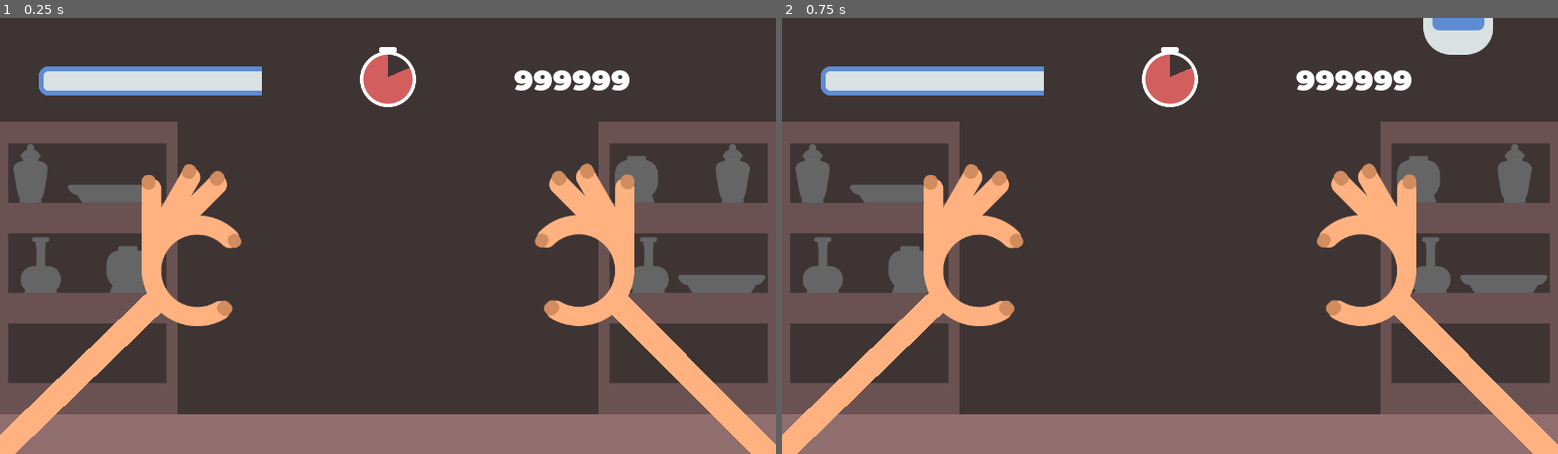
Above: before the commit, frames 1-2 (left to right).
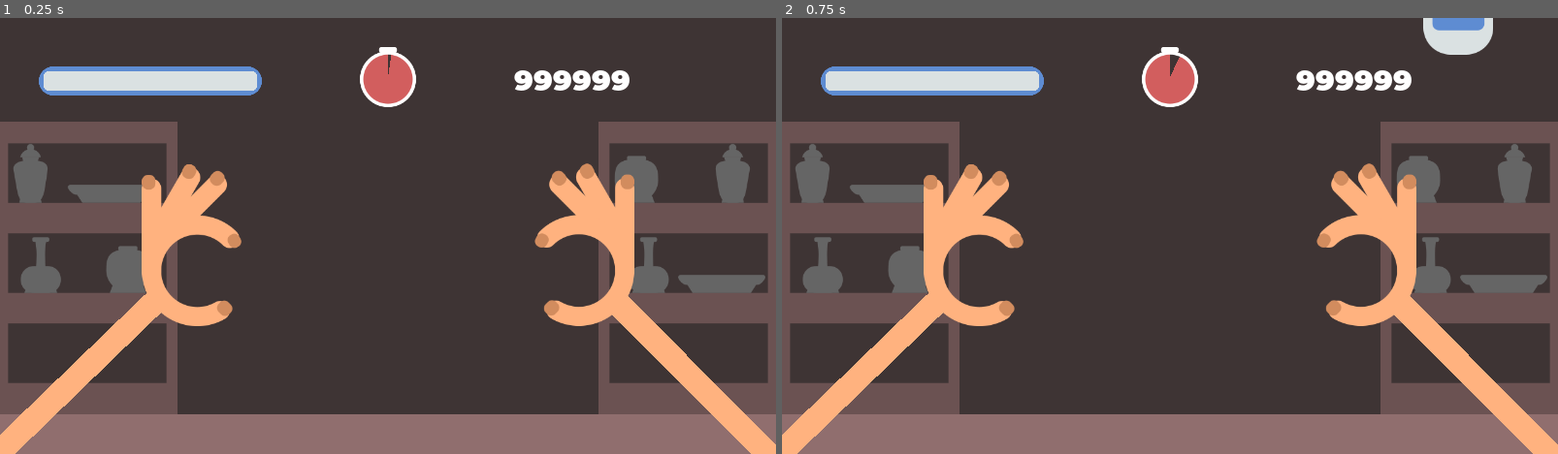
Above: after the commit, the same moments.

Repository: williamd1k0/untitled-glue-game
Game: Godot game, scene res://devel/TestGrab.tscn
Same seed, same stepped clock (60 frames per second), same inputs: the game is played once before the commit and once after it. The project has no main scene, so this scene is started directly. The engine's default icon, where the game draws it, is replaced by a stand-in: a white triangle on a blue panel in a dark square.
Inputs:
- Up to frame 1 (0.25 s): no input
- Up to frame 2 (0.75 s): tap Enter at 0.5 s

The runs differ from the first frame. In frame 1, 0.2% of the frame differs, in the area x 5-54%, y 6-18%; in frame 2, 0.1%.

Commit message:
Fix GlueSpawner stack overflow and add Game over condition

Diff:
--- /dev/null
+++ b/devel/LevelTime.gd
@@ -0,0 +1,12 @@
+extends Node
+
+signal finished
+
+export(Resource) var time
+
+func _ready():
+	time.left = time.max_time
+
+
+func _process(delta):
+	time.left -= delta
--- a/devel/TestGrab.tscn
+++ b/devel/TestGrab.tscn
@@ -8,6 +8,8 @@
 [ext_resource path="res://game/gameplay/grab-items/plate-1/Plate1Puzzle.tscn" type="PackedScene" id=6]
 [ext_resource path="res://game/gameplay/GlueRecharge.tscn" type="PackedScene" id=7]
 [ext_resource path="res://game/gameplay/glue/GlueSpawner.tscn" type="PackedScene" id=8]
+[ext_resource path="res://devel/LevelTime.gd" type="Script" id=9]
+[ext_resource path="res://game/gameplay/Time.tres" type="Resource" id=10]
 
 [sub_resource type="PhysicsMaterial" id=1]
 bounce = 1.0
@@ -20,6 +22,12 @@
 
 [node name="TestGrab" type="Node2D"]
 
+[node name="LevelTime" type="Node" parent="."]
+script = ExtResource( 9 )
+time = ExtResource( 10 )
+
+[node name="GlueRecharger" parent="." instance=ExtResource( 7 )]
+
 [node name="GameLayer" type="CanvasLayer" parent="."]
 layer = 0
 
@@ -28,8 +36,6 @@
 [node name="Godot" parent="GameLayer" instance=ExtResource( 2 )]
 
 [node name="Puzzle" parent="GameLayer" instance=ExtResource( 6 )]
-
-[node name="Hands" parent="GameLayer" instance=ExtResource( 1 )]
 
 [node name="Glue" parent="GameLayer" instance=ExtResource( 5 )]
 position = Vector2( 1115.66, -159.002 )
@@ -52,12 +58,12 @@
 position = Vector2( 1288, 328 )
 shape = SubResource( 3 )
 
+[node name="Hands" parent="GameLayer" instance=ExtResource( 1 )]
+
+[node name="GlueSpawner" parent="GameLayer" instance=ExtResource( 8 )]
+position = Vector2( 896, -64 )
+container_path = NodePath("..")
+
 [node name="InterfaceLayer" type="CanvasLayer" parent="."]
 
 [node name="Interface" parent="InterfaceLayer" instance=ExtResource( 4 )]
-
-[node name="GlueRecharger" parent="." instance=ExtResource( 7 )]
-
-[node name="GlueSpawner" parent="." instance=ExtResource( 8 )]
-position = Vector2( 896, -64 )
-container_path = NodePath("../GameLayer")
--- a/game/gameplay/GlueRecharge.gd
+++ b/game/gameplay/GlueRecharge.gd
@@ -4,10 +4,20 @@
 export(float) var ratio = 10.0
 
 func _ready():
-	glue_charge.connect("depleted", self, "set_process", [true])
-	glue_charge.connect("recharged", self, "set_process", [false])
+	glue_charge.connect("depleted", self, "_on_GlueCharge_depleted")
+	glue_charge.connect("recharged", self, "_on_GlueCharge_recharged")
 	set_process(false)
 
 
 func _process(delta):
 	glue_charge.current_amount += ratio * delta
+
+
+func _on_GlueCharge_depleted():
+	set_process(true)
+	glue_charge.recharging = true
+
+
+func _on_GlueCharge_recharged():
+	set_process(false)
+	glue_charge.recharging = false
--- a/game/gameplay/Hand.tscn
+++ b/game/gameplay/Hand.tscn
@@ -62,7 +62,6 @@
 }
 
 [node name="Hand" type="Area2D"]
-z_index = 1
 script = ExtResource( 2 )
 
 [node name="CollisionShape2D" type="CollisionShape2D" parent="."]
--- a/game/gameplay/Hands.tscn
+++ b/game/gameplay/Hands.tscn
@@ -5,17 +5,16 @@
 [ext_resource path="res://game/gameplay/Arm.tscn" type="PackedScene" id=3]
 
 [node name="Hands" type="Node2D"]
+z_index = 1
 
 [node name="LeftHand" parent="." instance=ExtResource( 1 )]
 position = Vector2( 402.805, 422.945 )
-z_index = 0
 
 [node name="Position2D" type="Position2D" parent="LeftHand"]
 position = Vector2( -151.244, 49.4373 )
 
 [node name="RightHand" parent="." instance=ExtResource( 2 )]
 position = Vector2( 883.654, 425.463 )
-z_index = 0
 
 [node name="Position2D" type="Position2D" parent="RightHand"]
 position = Vector2( 136.777, 46.9193 )
--- /dev/null
+++ b/game/gameplay/Time.gd
@@ -0,0 +1,15 @@
+extends Resource
+
+signal depleted
+signal time_changed(left_time)
+
+export(float) var max_time = 1.0
+
+var left = 1.0 setget set_left
+
+func set_left(value):
+	left = value
+	left = clamp(left, 0.0, max_time)
+	emit_signal("time_changed", left)
+	if left == 0.0:
+		emit_signal("depleted")
--- /dev/null
+++ b/game/gameplay/Time.tres
@@ -0,0 +1,7 @@
+[gd_resource type="Resource" load_steps=2 format=2]
+
+[ext_resource path="res://game/gameplay/Time.gd" type="Script" id=1]
+
+[resource]
+script = ExtResource( 1 )
+max_time = 10.0
--- a/game/gameplay/glue/GlueCharge.gd
+++ b/game/gameplay/glue/GlueCharge.gd
@@ -7,10 +7,7 @@
 export (float) var max_amount = 30
 
 var current_amount = 0 setget set_amount
-
-func _init():
-	current_amount = max_amount
-
+var recharging = false
 
 func set_amount(amount):
 	current_amount = amount
@@ -18,5 +15,7 @@
 	emit_signal("amount_changed", current_amount)
 	if  current_amount == 0:
 		emit_signal("depleted")
-	elif current_amount == max_amount:
+	if not recharging:
+		return
+	if current_amount == max_amount:
 		emit_signal("recharged")
--- a/game/gameplay/grab-items/Glue.gd
+++ b/game/gameplay/grab-items/Glue.gd
@@ -6,6 +6,9 @@
 
 func _ready():
 	charge.connect("depleted", self, "_on_charge_depleted")
+	charge.current_amount = charge.max_amount
+
+
 func _process(delta):
 	squeeze(delta)
 
@@ -25,3 +28,7 @@
 	collision_mask = 0
 	if grabber != null:
 		grabber.release()
+
+
+func _on_VisibilityNotifier2D_screen_exited():
+	queue_free()
--- a/game/gameplay/grab-items/Glue.tscn
+++ b/game/gameplay/grab-items/Glue.tscn
@@ -139,3 +139,7 @@
 [node name="Animator" parent="." index="3"]
 anims/grab = SubResource( 2 )
 anims/idle = SubResource( 3 )
+
+[node name="VisibilityNotifier2D" type="VisibilityNotifier2D" parent="." index="4"]
+scale = Vector2( 5.75, 11.2 )
+[connection signal="screen_exited" from="VisibilityNotifier2D" to="." method="_on_VisibilityNotifier2D_screen_exited"]
--- a/game/interface/Interface.gd
+++ b/game/interface/Interface.gd
@@ -1,8 +1,10 @@
 extends Control
 
 export (Resource) var glue_charge
+export (Resource) var time
 
 onready var glue_bar = $GlueAmountBar
+onready var clock = $TimeProgressBar
 
 func _ready():
 	glue_bar.max_value = glue_charge.max_amount
@@ -10,6 +12,13 @@
 
 	glue_charge.connect("amount_changed", self, "_on_Glue_amount_changed")
 
+	time.connect("time_changed", self, "_on_Time_changed")
+	clock.max_value = time.max_time
+
 
 func _on_Glue_amount_changed(amount):
 	glue_bar.value = amount
+
+
+func _on_Time_changed(value):
+	clock.value = value
--- a/game/interface/Interface.tscn
+++ b/game/interface/Interface.tscn
@@ -1,18 +1,22 @@
-[gd_scene load_steps=8 format=2]
+[gd_scene load_steps=9 format=2]
 
 [ext_resource path="res://assets/textures/clock-empty.png" type="Texture" id=1]
 [ext_resource path="res://assets/textures/clock-full.png" type="Texture" id=2]
 [ext_resource path="res://game/interface/fonts/montserrat-black-48.tres" type="DynamicFont" id=3]
 [ext_resource path="res://game/interface/Interface.gd" type="Script" id=4]
 [ext_resource path="res://game/gameplay/glue/GlueCharge.tres" type="Resource" id=5]
+[ext_resource path="res://game/gameplay/Time.tres" type="Resource" id=6]
 
 [sub_resource type="StyleBoxFlat" id=1]
 bg_color = Color( 0.858824, 0.886275, 0.890196, 1 )
 border_width_left = 8
 border_width_top = 8
+border_width_right = 8
 border_width_bottom = 8
-border_color = Color( 0.372549, 0.552941, 0.827451, 1 )
+border_color = Color( 0.372549, 0.552941, 0.827451, 0 )
 corner_radius_top_left = 16
+corner_radius_top_right = 16
+corner_radius_bottom_right = 16
 corner_radius_bottom_left = 16
 
 [sub_resource type="StyleBoxFlat" id=2]
@@ -35,14 +39,16 @@
 "_edit_use_anchors_": false
 }
 glue_charge = ExtResource( 5 )
+time = ExtResource( 6 )
 
-[node name="TextureProgress" type="TextureProgress" parent="."]
+[node name="TimeProgressBar" type="TextureProgress" parent="."]
 anchor_left = 0.5
 anchor_right = 0.5
 margin_left = -46.0
 margin_top = 48.0
 margin_right = 46.0
 margin_bottom = 147.0
+step = 0.01
 value = 81.0
 texture_under = ExtResource( 1 )
 texture_progress = ExtResource( 2 )
Not shown: 1 places in devel/TestGrab.tscn that only renumber resources
